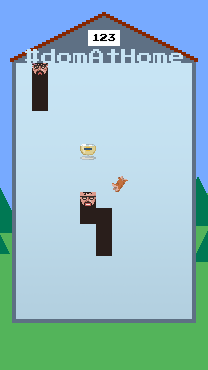
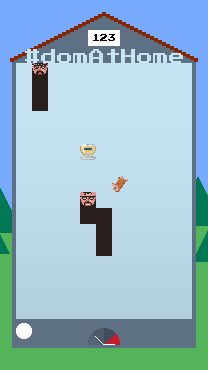
Layer changes from the first 208 × 370 image to the second:
added layer "Calque 8" above "compteur 1" over [16, 323, 32, 339]
added group "compteur 1" with 7 layers above "sol" over [88, 328, 120, 345]
added layer "Calque 5" in group "compteur 1" over [95, 336, 104, 345]
added group "Groupe 1" with 4 layers in group "compteur 1" over [88, 328, 120, 345]
added layer "q1" (10%) in group "Groupe 1" over [88, 334, 103, 345]
added layer "q2" (20%) in group "Groupe 1" over [92, 328, 104, 345]
added layer "q3" (30%) in group "Groupe 1" over [104, 328, 116, 345]
added layer "q4" (80%) in group "Groupe 1" over [105, 334, 120, 345]
added layer "sol" above "house" over [12, 323, 196, 348]
